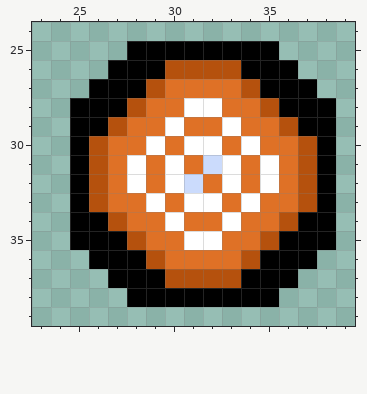
Pixel-art file, stored at Assets/Sprites/Obstacle Sprites/Witches_Hat_Cone.aseprite. Above is the file before it was changed.
64x64 pixels, 1 frame. Shown: x 23..39, y 24..39.
New version:
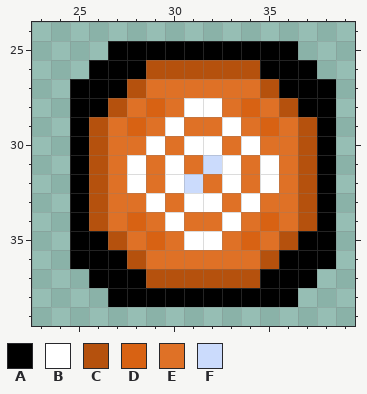
Palette (. is transparent): A #000000  B #ffffff  C #b5510d  D #d86213  E #df7126  F #cbdbfc
Changes in this commit:
{"y":25,"x":27,"old":".","new":"A"}
{"y":25,"x":36,"old":".","new":"A"}
{"y":26,"x":26,"old":".","new":"A"}
{"y":26,"x":29,"old":"A","new":"C"}
{"y":26,"x":34,"old":"A","new":"C"}
{"y":26,"x":37,"old":".","new":"A"}
{"y":27,"x":25,"old":".","new":"A"}
{"y":27,"x":28,"old":"AC","new":"CE"}
{"y":27,"x":34,"old":"CA","new":"EC"}
{"y":27,"x":38,"old":".","new":"A"}
{"y":28,"x":27,"old":"ACE","new":"CED"}
{"y":28,"x":34,"old":"ECA","new":"DEC"}
{"y":29,"x":26,"old":"ACE","new":"CED"}
{"y":29,"x":35,"old":"ECA","new":"DEC"}
{"y":34,"x":26,"old":"ACE","new":"CED"}
{"y":34,"x":35,"old":"ECA","new":"DEC"}
{"y":35,"x":27,"old":"ACE","new":"CED"}
{"y":35,"x":34,"old":"ECA","new":"DEC"}
{"y":36,"x":25,"old":".","new":"A"}
{"y":36,"x":28,"old":"AC","new":"CE"}
{"y":36,"x":34,"old":"CA","new":"EC"}
{"y":36,"x":38,"old":".","new":"A"}
{"y":37,"x":26,"old":".","new":"A"}
{"y":37,"x":29,"old":"A","new":"C"}
{"y":37,"x":34,"old":"A","new":"C"}
{"y":37,"x":37,"old":".","new":"A"}
{"y":38,"x":27,"old":".","new":"A"}
{"y":38,"x":36,"old":".","new":"A"}
{"label":"changed","picture_box":[70,41,336,136]}
{"label":"changed","picture_box":[70,212,336,307]}
